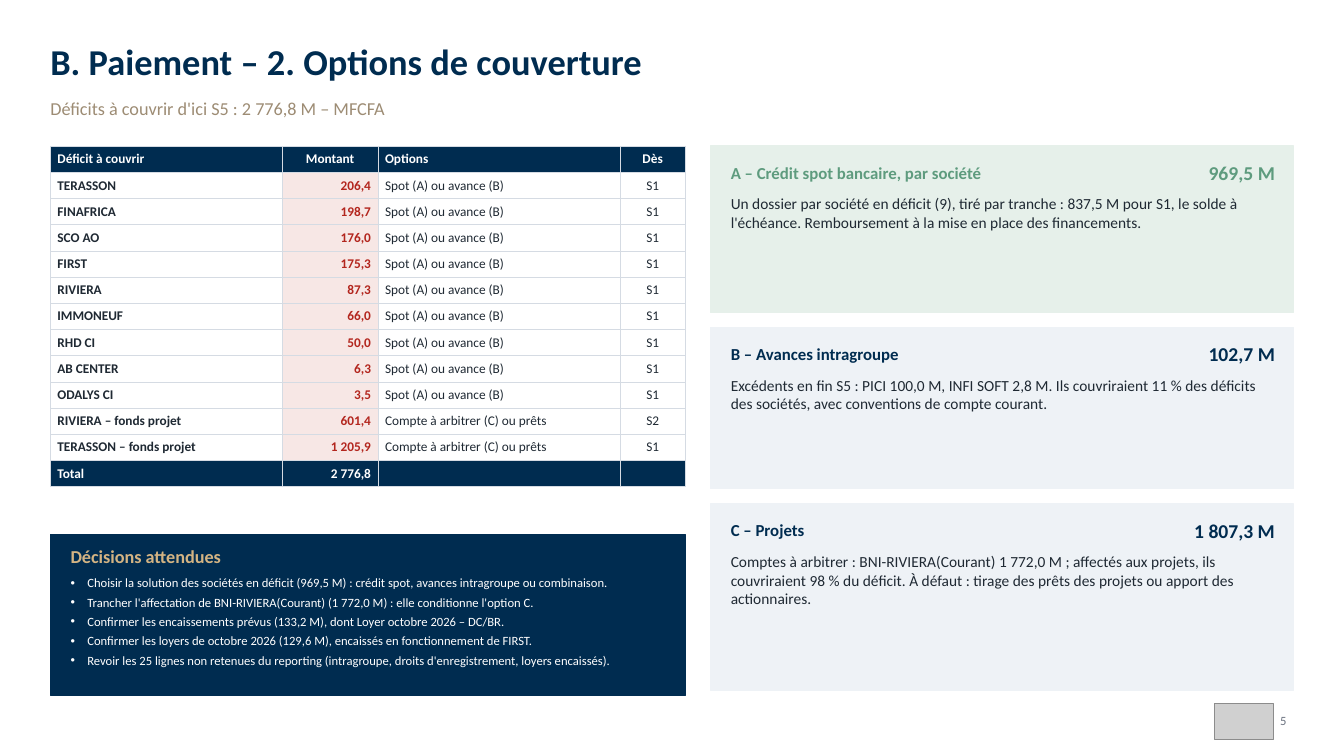
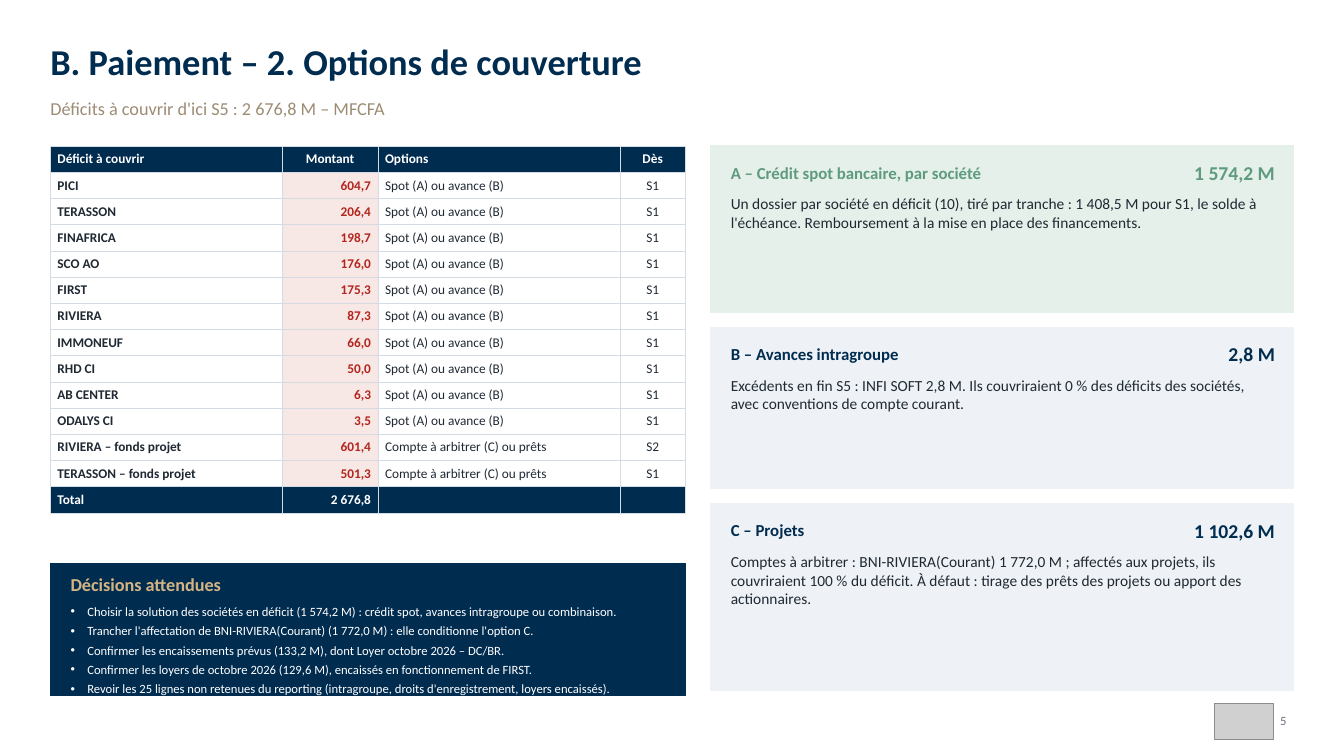
Before and after one commit to angehkouadio/claudeproject, a slide deck: slide 5 of RCI_Besoins_Tresorerie_Comptes_Paiement_30-09-2026.pptx. Drawn at 1344x756 pixels with LibreOffice and Linux fonts; fonts in the diff are those of the drawing; grey boxes stand for pictures. Boxes give left, top, right and bottom in pixels: in the first picture for what was removed or moved away, otherwise in the second. Text is boxed around its words. In the diff, an @@ line names an element or a change of style, - is before the commit and + after.

```diff
--- a/RCI_Besoins_Tresorerie_Comptes_Paiement_30-09-2026.pptx
+++ b/RCI_Besoins_Tresorerie_Comptes_Paiement_30-09-2026.pptx
@@ text at box(50, 102, 384, 117): text changed @@
-Déficits à couvrir d'ici S5 : 2 776,8 M – MFCFA
+Déficits à couvrir d'ici S5 : 2 676,8 M – MFCFA
@@ table at box(50, 146, 686, 510) @@
+row 2: PICI | 604,7 | Spot (A) ou avance (B) | S1
-row 13, column 2: 1 205,9
+row 13, column 2: 501,3
-row 14, column 2: 2 776,8
+row 14, column 2: 2 676,8
@@ text at box(1194, 167, 1275, 183): text changed @@
-969,5 M
+1 574,2 M
@@ text at box(731, 198, 1256, 231): text changed @@
-Un dossier par société en déficit (9), tiré par tranche : 837,5 M pour S1, le solde à l'échéance. Remboursement à la mise en place des financements.
+Un dossier par société en déficit (10), tiré par tranche : 1 408,5 M pour S1, le solde à l'échéance. Remboursement à la mise en place des financements.
@@ text at box(1228, 347, 1275, 364): text changed @@
-102,7 M
+2,8 M
@@ text at box(731, 380, 1244, 412): text changed @@
-Excédents en fin S5 : PICI 100,0 M, INFI SOFT 2,8 M. Ils couvriraient 11 % des déficits des sociétés, avec conventions de compte courant.
+Excédents en fin S5 : INFI SOFT 2,8 M. Ils couvriraient 0 % des déficits des sociétés, avec conventions de compte courant.
@@ text at box(1194, 524, 1275, 541): text changed @@
-1 807,3 M
+1 102,6 M
@@ rectangle: place and size @@
-rectangle at box(50, 534, 686, 695)
+rectangle at box(50, 564, 686, 696)
@@ text at box(731, 556, 1242, 604): text changed @@
-Comptes à arbitrer : BNI-RIVIERA(Courant) 1 772,0 M ; affectés aux projets, ils couvriraient 98 % du déficit. À défaut : tirage des prêts des projets ou apport des actionnaires.
+Comptes à arbitrer : BNI-RIVIERA(Courant) 1 772,0 M ; affectés aux projets, ils couvriraient 100 % du déficit. À défaut : tirage des prêts des projets ou apport des actionnaires.
@@ text "Décisions attendues": place and size @@
-text "Décisions attendues" at box(87, 578, 610, 667)
+text "Décisions attendues" at box(71, 578, 616, 697)
@@ text at box(87, 607, 616, 618): text changed @@
-• Choisir la solution des sociétés en déficit (969,5 M) : crédit spot, avances intragroupe ou combinaison.
+• Choisir la solution des sociétés en déficit (1 574,2 M) : crédit spot, avances intragroupe ou combinaison.
```
Also in this commit, not shown: 4 other slides changed, 2 other files.
